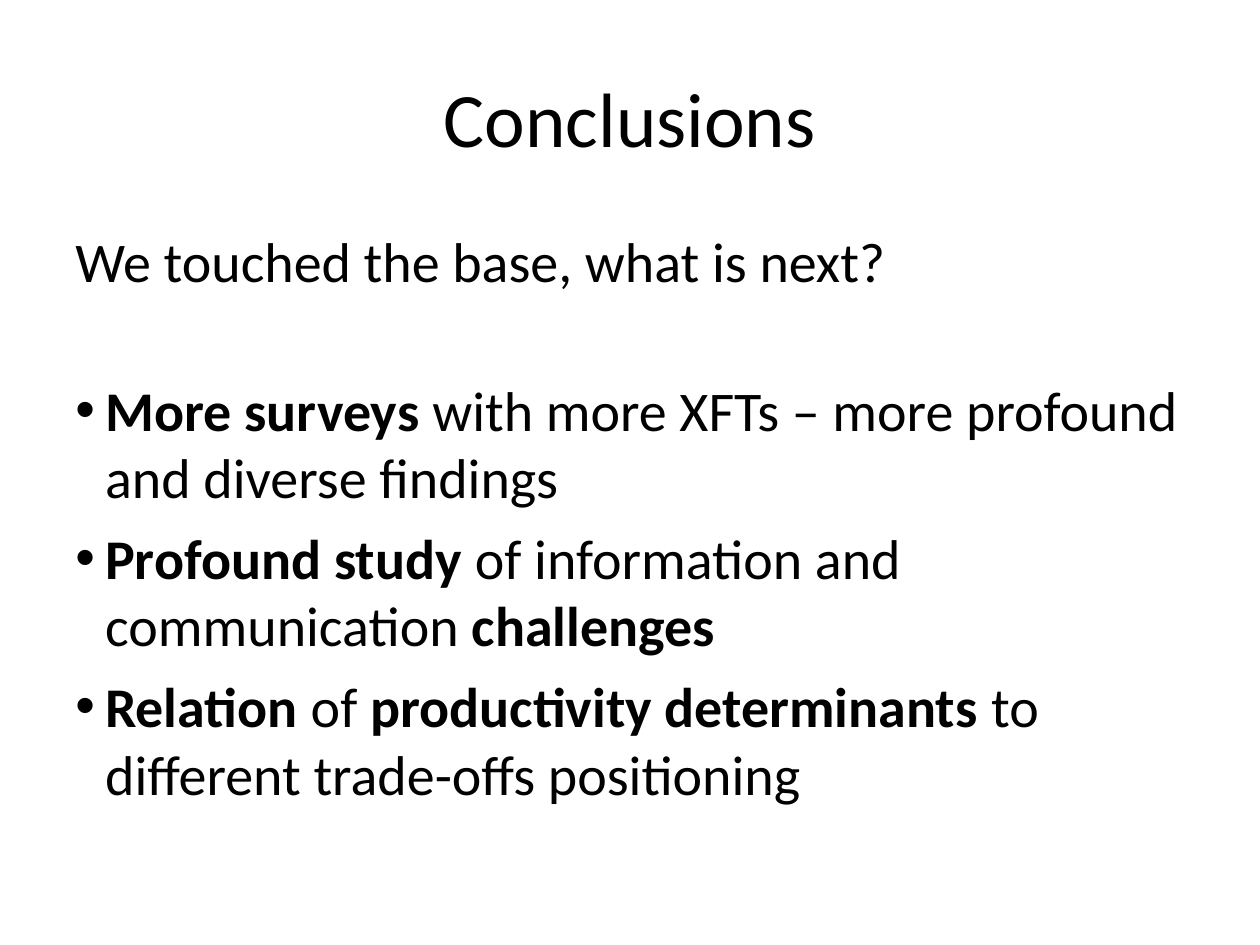
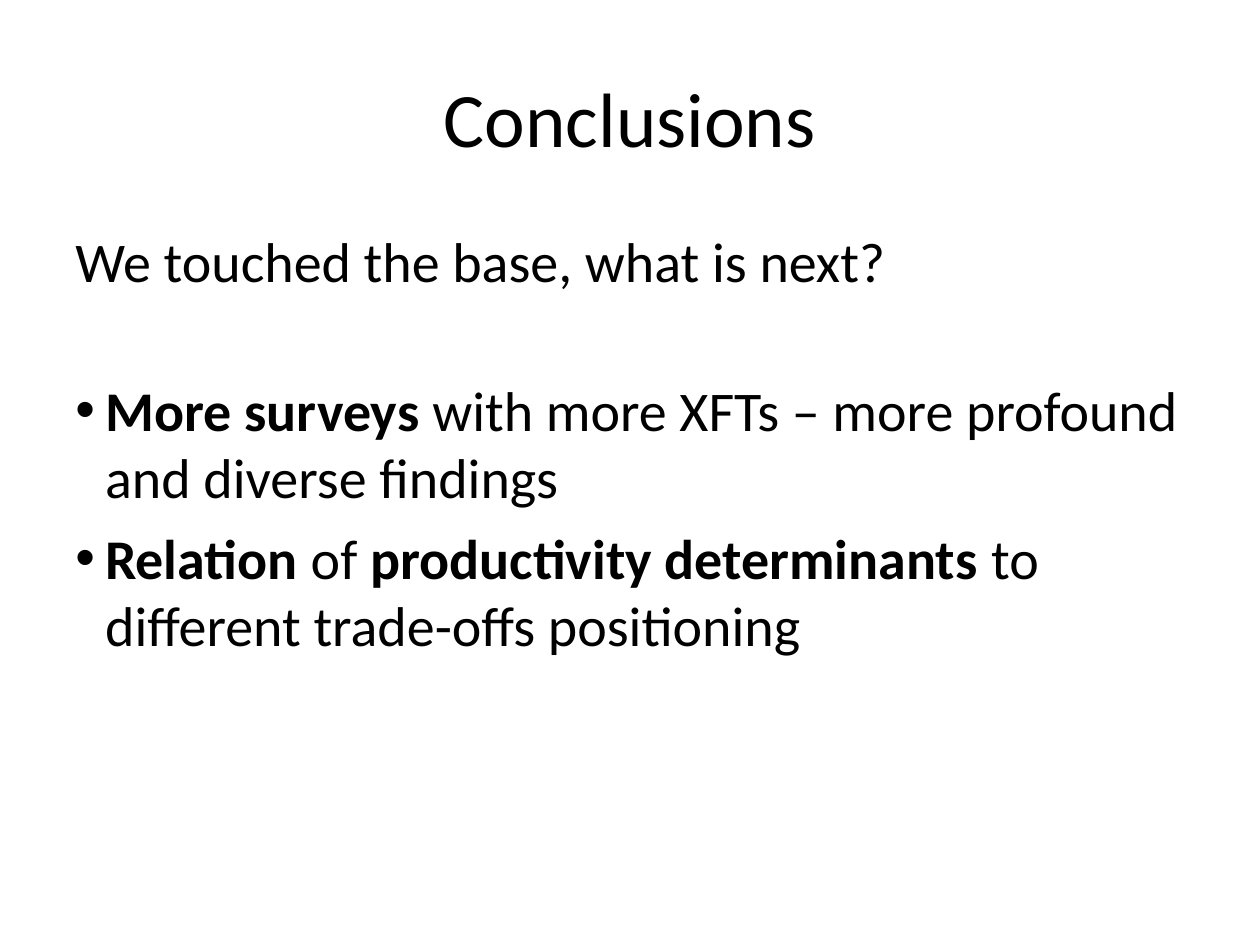
Before and after one commit to tdeekens/msc-thesis, a slide deck: slide 23 of presentations/thesis-presentation-ericsson/final-presentation-ericsson.ppt. Drawn at 1260x945 pixels with LibreOffice and Linux fonts; fonts in the diff are those of the drawing. Boxes give left, top, right and bottom in pixels: in the first picture for what was removed or moved away, otherwise in the second. Text is boxed around its words. In the diff, an @@ line names an element or a change of style, - is before the commit and + after.

```diff
--- a/presentations/thesis-presentation-ericsson/final-presentation-ericsson.ppt
+++ b/presentations/thesis-presentation-ericsson/final-presentation-ericsson.ppt
@@ text at [105,539,901,656]: paragraph removed @@
-• Profound study of information and communication challenges
```
Also in this commit, not shown: 3 other slides changed, 7 slides added, 7 slides removed.
